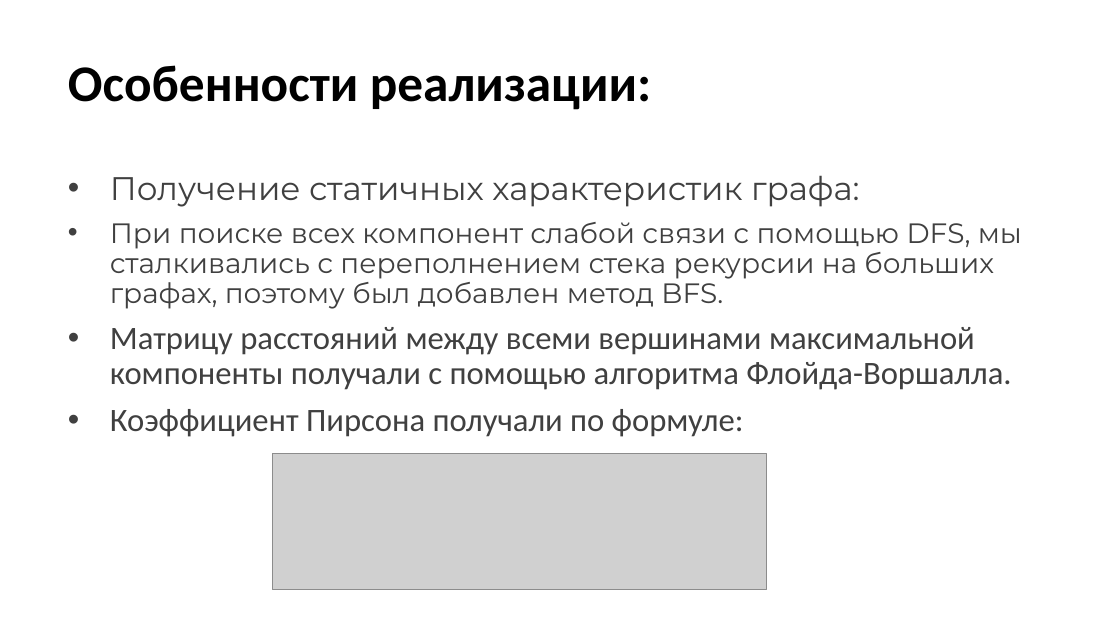
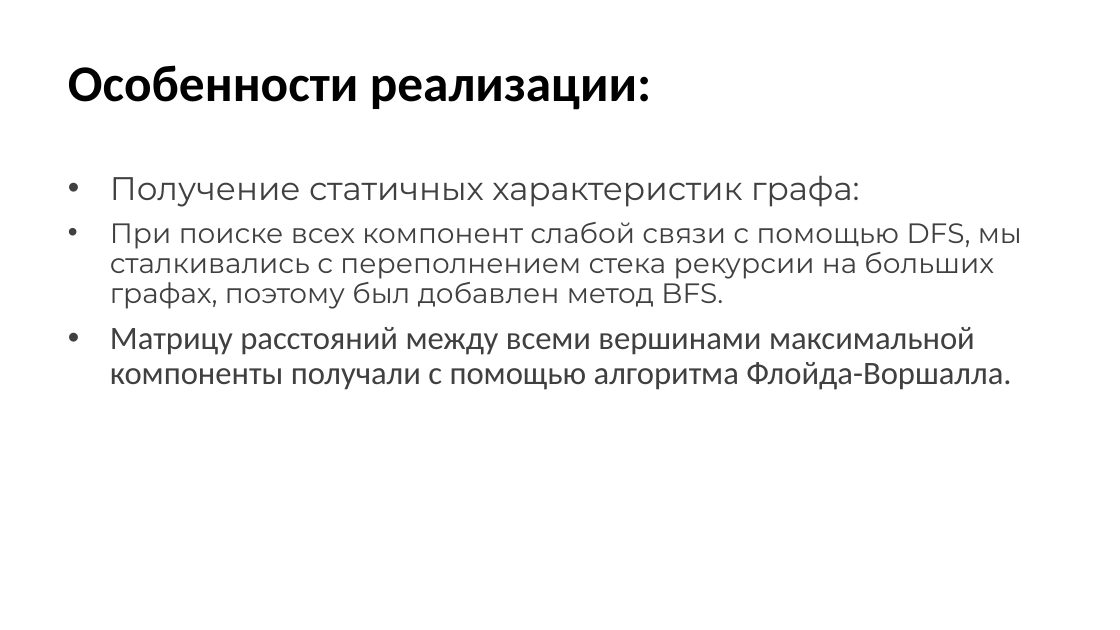
Before and after one commit to answerIII/GraphTheory2022-2023, a slide deck: slide 3 of grafy.pptx. Drawn at 1120x630 pixels with LibreOffice and Linux fonts; fonts in the diff are those of the drawing; grey boxes stand for pictures. Boxes give left, top, right and bottom in pixels: in the first picture for what was removed or moved away, otherwise in the second. Text is boxed around its words. In the diff, an @@ line names an element or a change of style, - is before the commit and + after.

```diff
--- a/grafy.pptx
+++ b/grafy.pptx
@@ text at <box>110,409,744,437</box>: paragraph removed @@
-• Коэффициент Пирсона получали по формуле:
@@ picture removed at <box>272,453,767,589</box> @@
```
